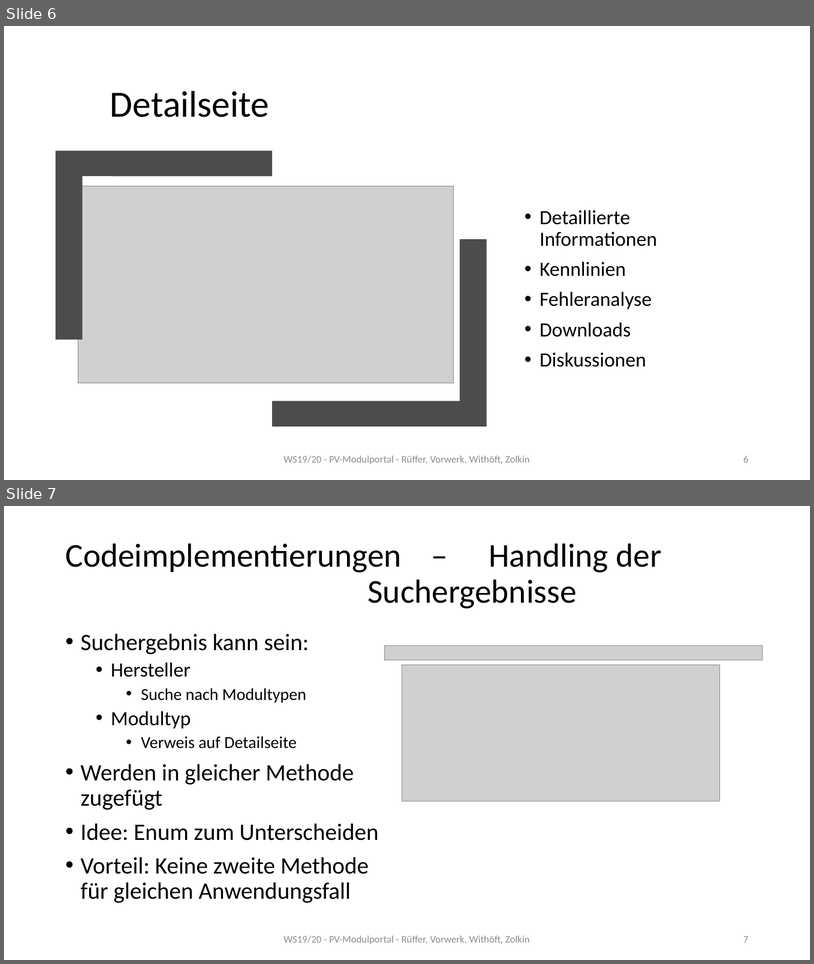
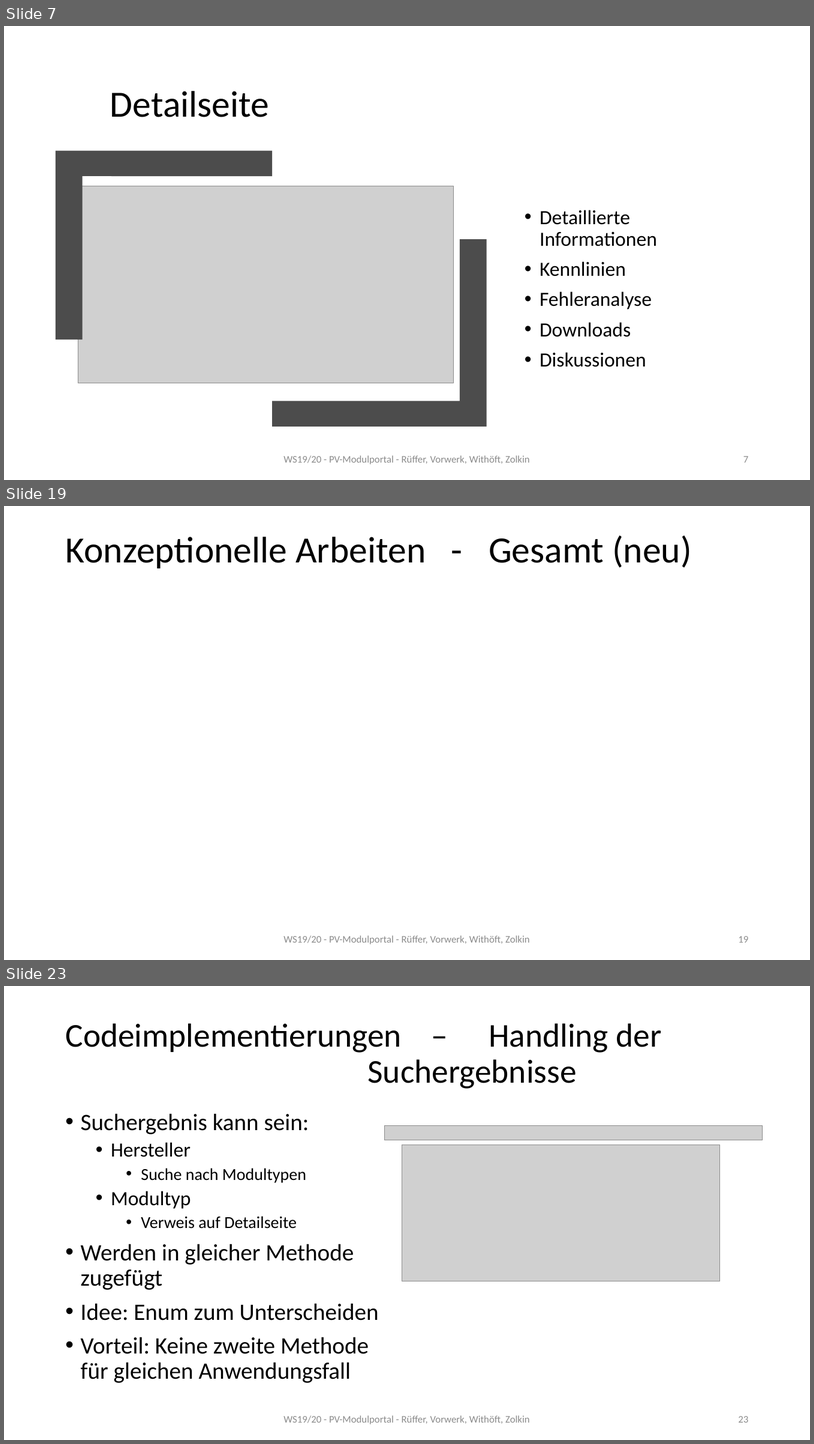
Before and after one commit to mwithoeft/Webengineering, a slide deck: docs/Seminarvortrag.pptx. Shown one above the other, each under a label of ours: slides 6 and 7 before the commit, slides 7, 19 and 23 after it; the slides between them are not shown. The pictures are 814x964 and 814x1444 pixels, drawn with LibreOffice and Linux fonts; fonts in the diff are those of the drawing; grey boxes stand for pictures. Boxes give left, top, right and bottom in pixels: in the first picture for what was removed or moved away, otherwise in the second. Text is boxed around its words. In the diff, an @@ line names an element or a change of style, - is before the commit and + after.

```diff
--- a/docs/Seminarvortrag.pptx
+++ b/docs/Seminarvortrag.pptx
@@ slide 19 added at [4,506,810,960], background #FFFFFF @@
@@ title added at [65,535,692,568], 44 pt, text #000000 @@
+Konzeptionelle Arbeiten - Gesamt (neu)
@@ text added at [284,935,530,944], 12 pt, text #8C8C8C @@
+WS19/20 - PV-Modulportal - Rüffer, Vorwerk, Withöft, Zolkin
@@ page number added at [738,936,749,942], 12 pt, text #8C8C8C @@
+19
@@ what was slide 6 is now slide 7 @@
@@ page number at [744,456,749,462]: text changed @@
-6
+7
@@ what was slide 7 is now slide 23 @@
@@ page number at [738,1416,749,1422]: text changed @@
-7
+23
```
Also in this commit, not shown: 22 other slides added, 7 other files.
